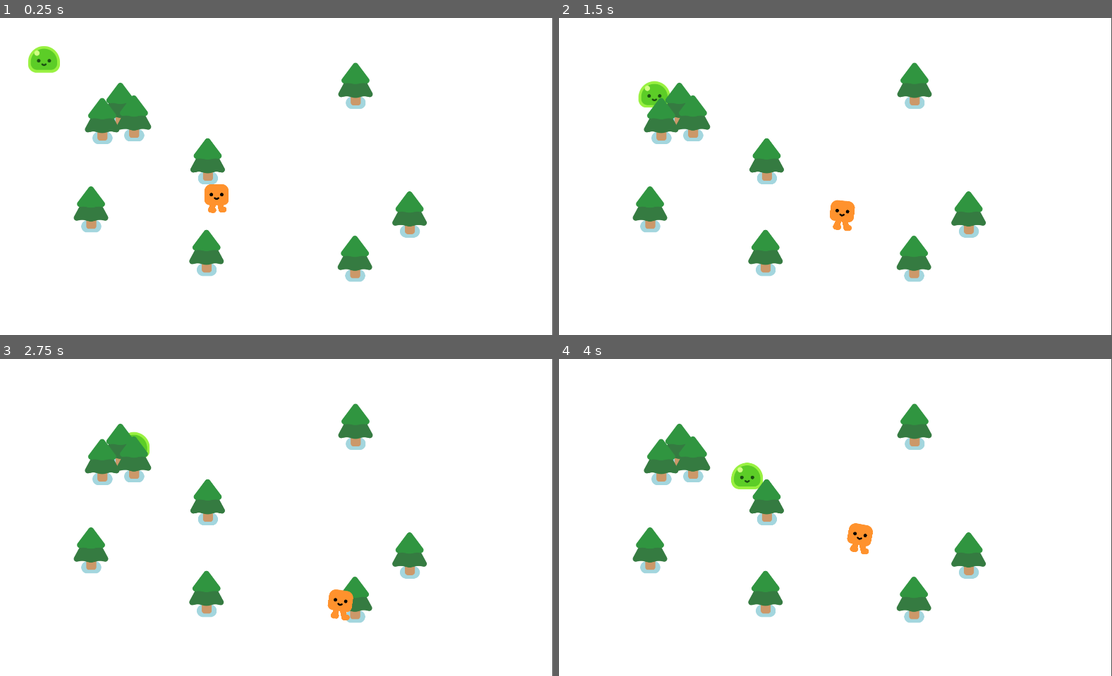
Above: before the commit, frames 1-4 (two rows, left to right).
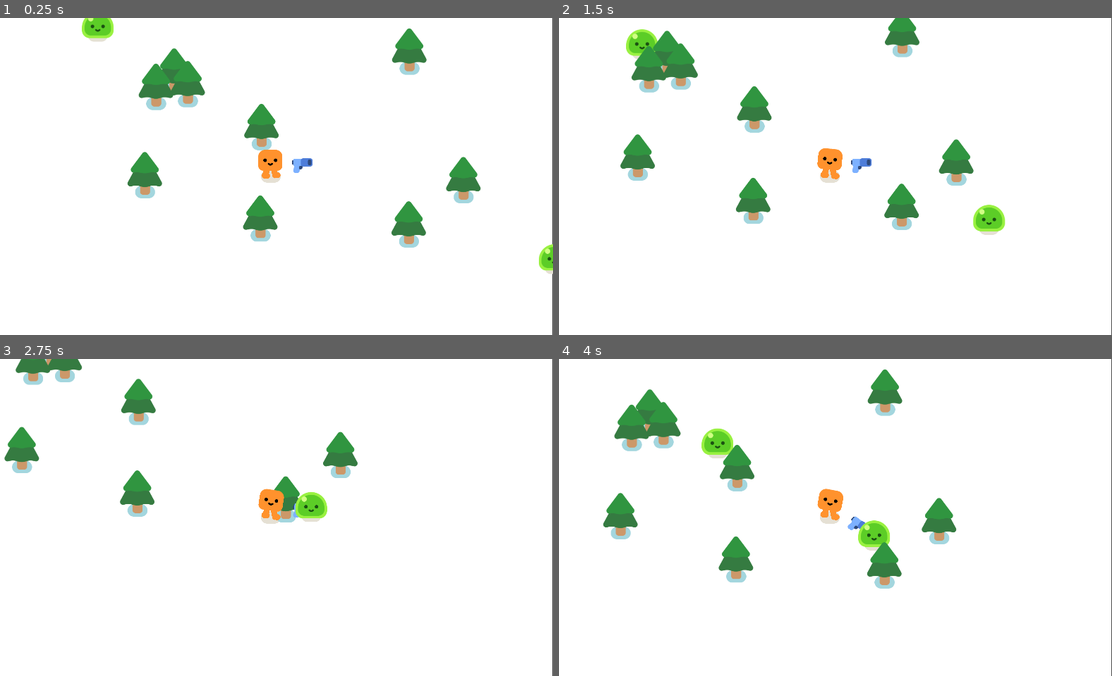
Above: after the commit, the same moments.

Repository: RohitTru/topDownShooterGodot
Game: Godot game, scene res://topDownShooter.tscn
Same seed, same stepped clock (60 frames per second), same inputs: the game is played once before the commit and once after it.
Inputs:
- Up to frame 1 (0.25 s): no input
- Up to frame 2 (1.5 s): hold D (move_right) 0.53-1.28 s; hold S (move_down) from 1.28 s (still down)
- Up to frame 3 (2.75 s): release S (move_down) at 2.03 s; hold D (move_right) from 2.03 s (still down)
- Up to frame 4 (4 s): release D (move_right) at 2.78 s; hold W (move_up) 2.78-3.53 s; hold A (move_left) from 3.53 s (still down)

The runs differ from the first frame. In frame 1, 11% of the frame differs, in the area x 5-100%, y 0-84%; in frame 2, 11%, in the area x 11-81%, y 0-84%; in frame 3, 9.3%; in frame 4, 11%.

Commit message:
added a weapon in the players hands that always follows target if in range

Diff:
--- /dev/null
+++ b/gun.gd
@@ -0,0 +1,7 @@
+extends Area2D
+
+func _physics_process(delta):
+	var enimies_in_range = get_overlapping_bodies()
+	if enimies_in_range.size() > 0:
+		var target_enemy = enimies_in_range[0]
+		look_at(target_enemy.global_position)
--- /dev/null
+++ b/gun.tscn
@@ -0,0 +1,24 @@
+[gd_scene load_steps=4 format=3 uid="uid://dlj6av4qiu0y7"]
+
+[ext_resource type="Texture2D" uid="uid://cswb5do8rrj7q" path="res://pistol/pistol.png" id="1_f0ui1"]
+[ext_resource type="Script" path="res://gun.gd" id="1_pgdi8"]
+
+[sub_resource type="CircleShape2D" id="CircleShape2D_n0imq"]
+radius = 397.247
+
+[node name="Gun" type="Area2D"]
+collision_layer = 0
+collision_mask = 2
+script = ExtResource("1_pgdi8")
+
+[node name="CollisionShape2D" type="CollisionShape2D" parent="."]
+shape = SubResource("CircleShape2D_n0imq")
+
+[node name="WeaponPivot" type="Marker2D" parent="."]
+
+[node name="Pistol" type="Sprite2D" parent="WeaponPivot"]
+position = Vector2(107, -20)
+texture = ExtResource("1_f0ui1")
+
+[node name="ShootingPoint" type="Marker2D" parent="WeaponPivot/Pistol"]
+position = Vector2(26, -9)
--- a/mob.gd
+++ b/mob.gd
@@ -1,9 +1,7 @@
 extends CharacterBody2D
 
-var player
 
-func _ready():
-	player = get_node("/root/Game/Player")
+@onready var player = get_node("/root/Game/Player")
 
 func _physics_process(delta):
 	var direction = global_position.direction_to(player.global_position)
--- a/mob.tscn
+++ b/mob.tscn
@@ -7,6 +7,7 @@
 radius = 51.0
 
 [node name="Mob" type="CharacterBody2D"]
+collision_layer = 2
 script = ExtResource("1_nx8la")
 
 [node name="Slime" parent="." instance=ExtResource("1_n6p4s")]
--- a/player.tscn
+++ b/player.tscn
@@ -1,7 +1,8 @@
-[gd_scene load_steps=4 format=3 uid="uid://duo17xmdbg4sw"]
+[gd_scene load_steps=5 format=3 uid="uid://duo17xmdbg4sw"]
 
 [ext_resource type="PackedScene" uid="uid://pbmyh1qru7p" path="res://characters/happy_boo/happy_boo.tscn" id="1_4r2bg"]
 [ext_resource type="Script" path="res://player.gd" id="1_p1kmj"]
+[ext_resource type="PackedScene" uid="uid://dlj6av4qiu0y7" path="res://gun.tscn" id="3_fkf73"]
 
 [sub_resource type="CircleShape2D" id="CircleShape2D_crm60"]
 radius = 30.45
@@ -13,3 +14,8 @@
 
 [node name="CollisionShape2D" type="CollisionShape2D" parent="."]
 shape = SubResource("CircleShape2D_crm60")
+
+[node name="Camera2D" type="Camera2D" parent="."]
+
+[node name="Gun" parent="." instance=ExtResource("3_fkf73")]
+position = Vector2(0, -17)
--- a/topDownShooter.tscn
+++ b/topDownShooter.tscn
@@ -7,7 +7,10 @@
 [node name="Game" type="Node2D"]
 y_sort_enabled = true
 
-[node name="ColorRect" type="ColorRect" parent="."]
+[node name="CanvasLayer" type="CanvasLayer" parent="."]
+layer = -30
+
+[node name="ColorRect" type="ColorRect" parent="CanvasLayer"]
 offset_right = 1918.0
 offset_bottom = 1080.0
 
@@ -43,3 +46,6 @@
 
 [node name="Mob" parent="." instance=ExtResource("3_2kbtl")]
 position = Vector2(158, 159)
+
+[node name="Mob2" parent="." instance=ExtResource("3_2kbtl")]
+position = Vector2(1786, 991)
